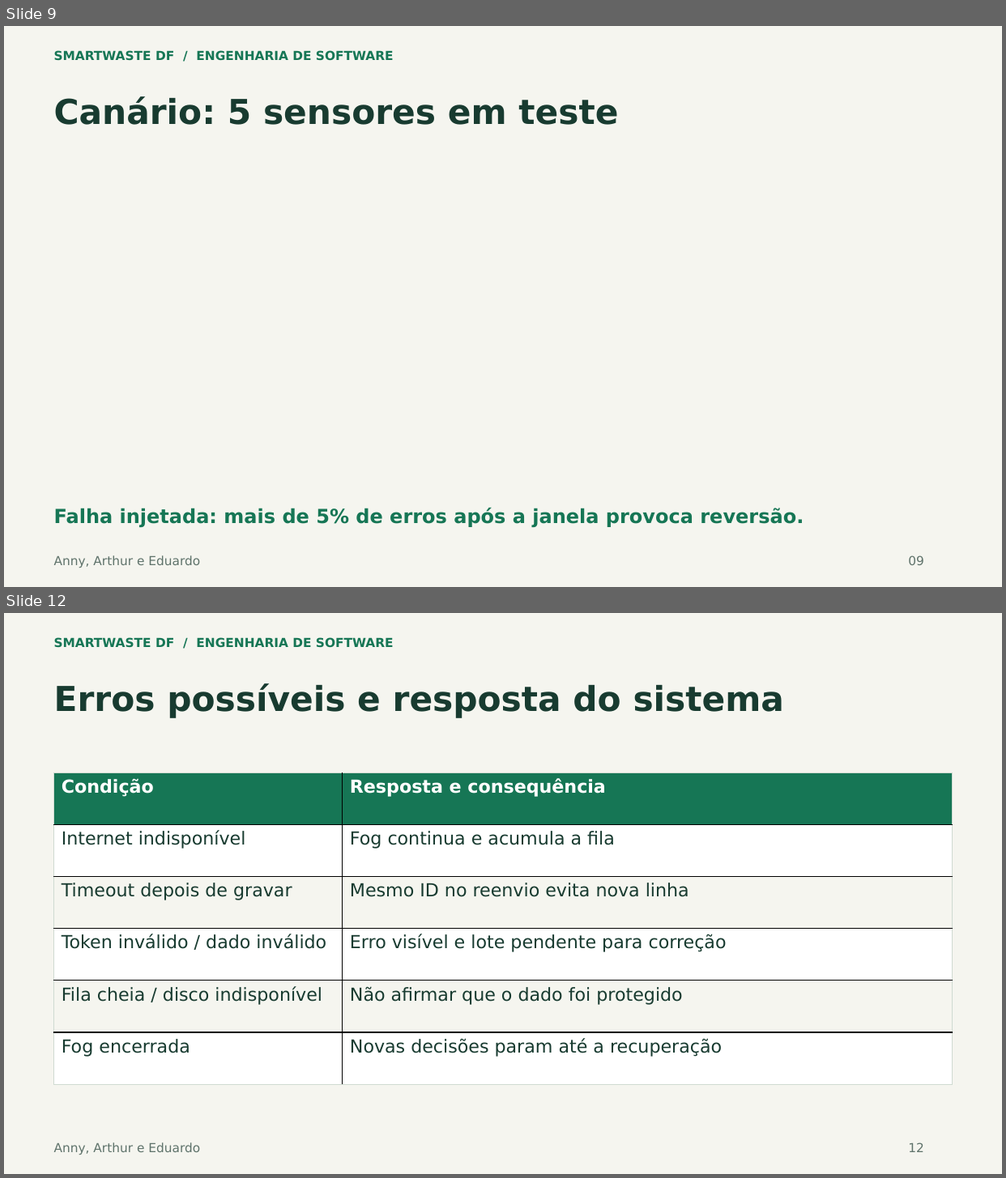
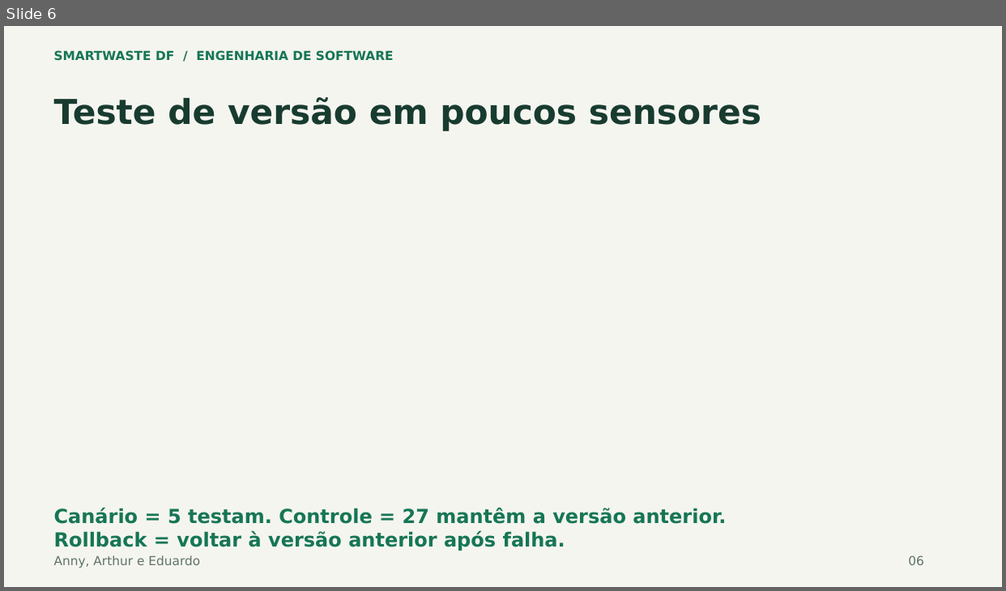
Before and after one commit to annygabb/IoT---Coleta, a slide deck: docs/entrega/SmartWaste_Apresentacao_Atualizada.pptx. Shown one above the other, each under a label of ours: slides 9 and 12 before the commit, slide 6 after it; the slides between them are not shown. The pictures are 1006x1178 and 1006x591 pixels, drawn with LibreOffice and Linux fonts; fonts in the diff are those of the drawing. Boxes give left, top, right and bottom in pixels: in the first picture for what was removed or moved away, otherwise in the second. Text is boxed around its words. In the diff, an @@ line names an element or a change of style, - is before the commit and + after.

Commit message:
docs: simplifica apresentação para dez slides com termos explicados

```diff
--- a/docs/entrega/SmartWaste_Apresentacao_Atualizada.pptx
+++ b/docs/entrega/SmartWaste_Apresentacao_Atualizada.pptx
@@ slide 12 removed at (x1=4, y1=613, x2=1002, y2=1174), background #F5F5EF @@
@@ text removed at (x1=54, y1=637, x2=394, y2=648) @@
-SMARTWASTE DF / ENGENHARIA DE SOFTWARE
@@ text removed at (x1=54, y1=683, x2=784, y2=718) @@
-Erros possíveis e resposta do sistema
@@ table removed at (x1=54, y1=773, x2=953, y2=1085), 6 rows, 2 columns @@
-Condição | Resposta e consequência
-Internet indisponível | Fog continua e acumula a fila
-Timeout depois de gravar | Mesmo ID no reenvio evita nova linha
-Token inválido / dado inválido | Erro visível e lote pendente para correção
-Fila cheia / disco indisponível | Não afirmar que o dado foi protegido
-Fog encerrada | Novas decisões param até a recuperação
@@ text removed at (x1=54, y1=1143, x2=200, y2=1155) @@
-Anny, Arthur e Eduardo
@@ text removed at (x1=908, y1=1143, x2=924, y2=1152) @@
-12
@@ what was slide 9 is now slide 6 @@
@@ slide 6 changed as well @@
@@ text at (x1=54, y1=97, x2=761, y2=131): text changed @@
-Canário: 5 sensores em teste
+Teste de versão em poucos sensores
@@ text at (x1=54, y1=508, x2=726, y2=551): text changed @@
-Falha injetada: mais de 5% de erros após a janela provoca reversão.
+Canário = 5 testam. Controle = 27 mantêm a versão anterior.
+Rollback = voltar à versão anterior após falha.
@@ text at (x1=908, y1=556, x2=924, y2=565): text changed @@
-09
+06
```
Also in this commit, not shown: 9 other slides changed, 9 other slides removed, 1 other file.
